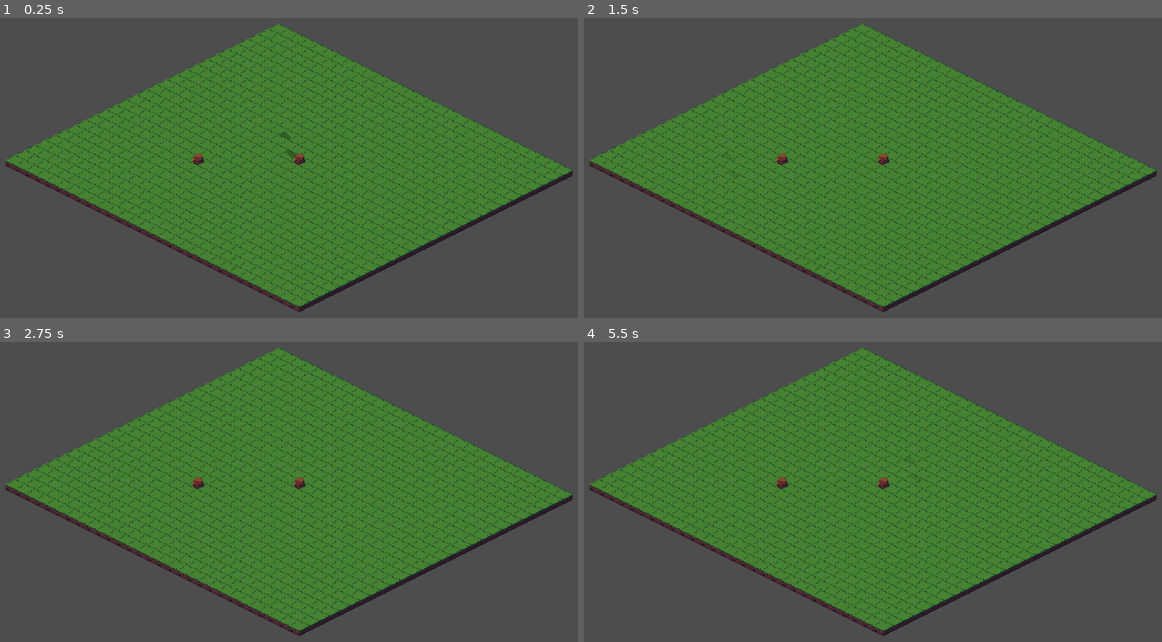
Above: before the commit, frames 1-4 (two rows, left to right).
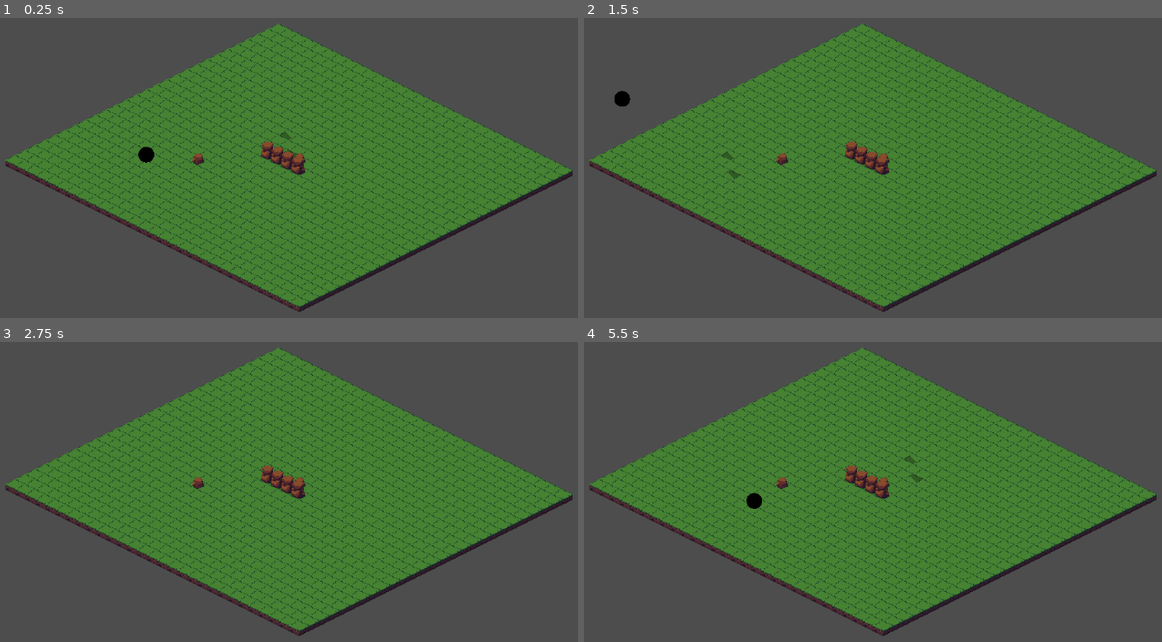
Above: after the commit, the same moments.

Repository: dch777/patch-notes-1.1
Game: Godot game, scene res://ui/test.tscn
The game is run twice, just before and just after one commit, with the same random seed, the same clock (stepped at 60 frames per second) and the same inputs. The project has no main scene, so this scene is started directly.
Inputs (mouse positions are in pixels of both pictures, inside the frame that each line leads up to):
- Up to frame 1 (0.25 s): no input
- Up to frame 2 (1.5 s): tap Enter at 0.5 s; move the mouse to (1034, 135) at 0.52 s; click (1034, 135) at 0.6 s; tap Space at 1.25 s; move the mouse to (728, 177) at 1.27 s; click (728, 177) at 1.35 s
- Up to frame 3 (2.75 s): tap Enter at 2 s; move the mouse to (364, 390) at 2.02 s; click (364, 390) at 2.1 s
- Up to frame 4 (5.5 s): tap Space at 2.75, 4.25 s; move the mouse to (838, 561) at 2.77 s; click (838, 561) at 2.85 s; tap Enter at 3.5 s; move the mouse to (1092, 540) at 3.52 s; click (1092, 540) at 3.6 s; move the mouse to (653, 417) at 4.27 s; click (653, 417) at 4.35 s; move the mouse to (907, 480) at 5.02 s; click (907, 480) at 5.1 s

The runs differ from the first frame. In frame 1, 0.5% of the frame differs, in the area x 23-53%, y 41-53%; in frame 2, 0.6%, in the area x 5-53%, y 24-54%; in frame 3, 0.4%; in frame 4, 0.6%.

Commit message:
Added max moves

Diff:
--- a/assets/shaders/hover.gdshader
+++ b/assets/shaders/hover.gdshader
@@ -44,6 +44,6 @@
 	vec4 texture_color = texture(TEXTURE, UV);
 	vec4 canvas_color = sample(canvas, map_pos - map_origin);
 	//COLOR.rg = (map_pos - map_origin) / 10.0;
-	COLOR = mix(texture_color, canvas_color, canvas_color.a * intensity * selected);
+	COLOR = mix(texture_color, canvas_color, canvas_color.a * selected * 0.3);
 	COLOR.a = texture_color.a;
 }
--- a/scripts/canvas.gd
+++ b/scripts/canvas.gd
@@ -9,19 +9,28 @@
 func get_texture():
 	return canvas_viewport.get_texture()
 
-func _ready():
-	canvas_viewport.size = background.get_used_rect().size
-
 func _process(delta: float):
 	queue_redraw()
 
 func _draw():
 	var hovered_cell = Vector2(background.local_to_map(controller.get_local_mouse_position()))
 	var reachable = controller.map.is_in_boundsv(hovered_cell) && !controller.map.is_point_solid(hovered_cell)
-	var offset = -Vector2(background.get_used_rect().position) + Vector2(0.5, 0.5)
 
 	if controller.selected_entity:
-		controller.selected_entity.draw(self, offset)
+		controller.selected_entity.draw(self)
 
 	if reachable:
-		draw_circle(hovered_cell + offset, 0.5, Color.BLACK)
+		draw_circle(convert_vec(hovered_cell), 25, Color.BLACK)
+
+func convert_vec(vec: Vector2):
+	var rect = background.get_used_rect()
+	vec += -Vector2(rect.position) + Vector2(0.5, 0.5)
+	return Vector2(canvas_viewport.size.x * vec.x / rect.size.x, canvas_viewport.size.y * vec.y / rect.size.y)
+
+func draw_reachable(remaining_moves: int, pos: Vector2i, color: Color):
+	if !controller.map.is_point_solid(pos) and remaining_moves > 0:
+		draw_circle(convert_vec(pos), 25, color)
+		draw_reachable(remaining_moves - 1, pos + Vector2i(1 , 0), color)
+		draw_reachable(remaining_moves - 1, pos + Vector2i(-1, 0), color)
+		draw_reachable(remaining_moves - 1, pos + Vector2i(0 , 1), color)
+		draw_reachable(remaining_moves - 1, pos + Vector2i(0 ,-1), color)
--- a/scripts/entities/enemy.gd
+++ b/scripts/entities/enemy.gd
@@ -4,6 +4,7 @@
 
 func start() -> void:
 	active = true
+	moves = 5
 	move(Vector2i((randi() % 10) - 5, (randi() % 10) - 5))
 
 func end() -> void:
@@ -12,5 +13,5 @@
 func move_finished() -> void:
 	finished.emit(self)
 
-func draw(canvas: Canvas, offset: Vector2) -> void:
-	canvas.draw_circle(Vector2(map_position) + offset, 2, Color.RED)
+func draw(canvas: Canvas) -> void:
+	canvas.draw_reachable(moves + 1, map_position, Color.RED)
--- a/scripts/entities/player.gd
+++ b/scripts/entities/player.gd
@@ -3,6 +3,7 @@
 var active: bool = false
 
 func start() -> void:
+	moves = 5
 	active = true
 
 func end() -> void:
@@ -13,4 +14,8 @@
 		move(map_pos)
 
 func move_finished() -> void:
-	finished.emit(self)
+	if moves == 0:
+		finished.emit(self)
+
+func draw(canvas: Canvas) -> void:
+	canvas.draw_reachable(moves + 1, map_position, Color.BLACK)
--- a/scripts/entity.gd
+++ b/scripts/entity.gd
@@ -15,6 +15,8 @@
 @export var select_shader: ShaderMaterial = preload("res://assets/materials/select.tres")
 
 @export_group("Navigation")
+var moves: int = 0
+
 @export var map_position: Vector2i
 @export var speed: float = 2.0
 
@@ -25,7 +27,7 @@
 	finished.connect(controller.entity_finished)
 
 	global_position = controller.map_to_global(map_position)
-	map.set_point_solid(map_position)
+	# map.set_point_solid(map_position)
 
 	sprite.material = select_shader.duplicate()
 
@@ -79,12 +81,13 @@
 
 		tween = create_tween();
 		var prev_pos = path[0]
-		for pos in path.slice(1):
+		for pos in path.slice(1, moves + 1):
 			if has_node("Line2D"):
 				$Line2D.add_point(controller.map_to_global(pos))
 			tween.tween_property(self, "position", get_parent().map_to_global(pos), (pos - prev_pos).length() / speed);
 			tween.tween_callback(func():
 				map_position = pos
+				moves -= 1
 			);
 			prev_pos = pos
 		tween.tween_callback(move_finished)
@@ -92,5 +95,5 @@
 func move_finished() -> void:
 	pass
 
-func draw(canvas: Canvas, offset: Vector2) -> void:
+func draw(canvas: Canvas) -> void:
 	pass
--- a/scripts/gamestate_controller.gd
+++ b/scripts/gamestate_controller.gd
@@ -57,7 +57,7 @@
 
 func change_state(next_state: Gamestate):
 	if current_state != null:
-		entity_deselected()
+		# entity_deselected()
 		current_state.cleanup()
 	current_state = next_state
 	current_state.enter()
--- a/ui/test.tscn
+++ b/ui/test.tscn
@@ -391,11 +391,11 @@
 background = NodePath("background")
 foreground = NodePath("foreground")
 canvas = NodePath("canvas_viewport/canvas")
-diagonal_mode = 3
 
 [node name="canvas_viewport" type="SubViewport" parent="GamestateController"]
 transparent_bg = true
 canvas_item_default_texture_filter = 0
+size = Vector2i(1024, 1024)
 
 [node name="canvas" type="Node2D" parent="GamestateController/canvas_viewport" node_paths=PackedStringArray("controller", "canvas_viewport", "background", "foreground")]
 script = ExtResource("2_qm0ky")
@@ -422,6 +422,7 @@
 z_index = 1
 z_as_relative = false
 y_sort_enabled = true
+tile_map_data = PackedByteArray("AAD///7/AAAEAAUAAAD/////AAAEAAUAAAD//wAAAAAEAAUAAAD//wEAAAAEAAUAAAA=")
 tile_set = SubResource("TileSet_33hta")
 
 [node name="Line2D" type="Line2D" parent="GamestateController"]
@@ -453,8 +454,12 @@
 speed = 10.0
 
 [node name="TextureRect" type="TextureRect" parent="GamestateController"]
-offset_right = 40.0
-offset_bottom = 40.0
+z_index = 10
+offset_left = -500.0
+offset_top = -239.0
+offset_right = 12.0
+offset_bottom = 273.0
 texture = SubResource("ViewportTexture_qm0ky")
+expand_mode = 1
 
 [node name="Camera2D" type="Camera2D" parent="."]
